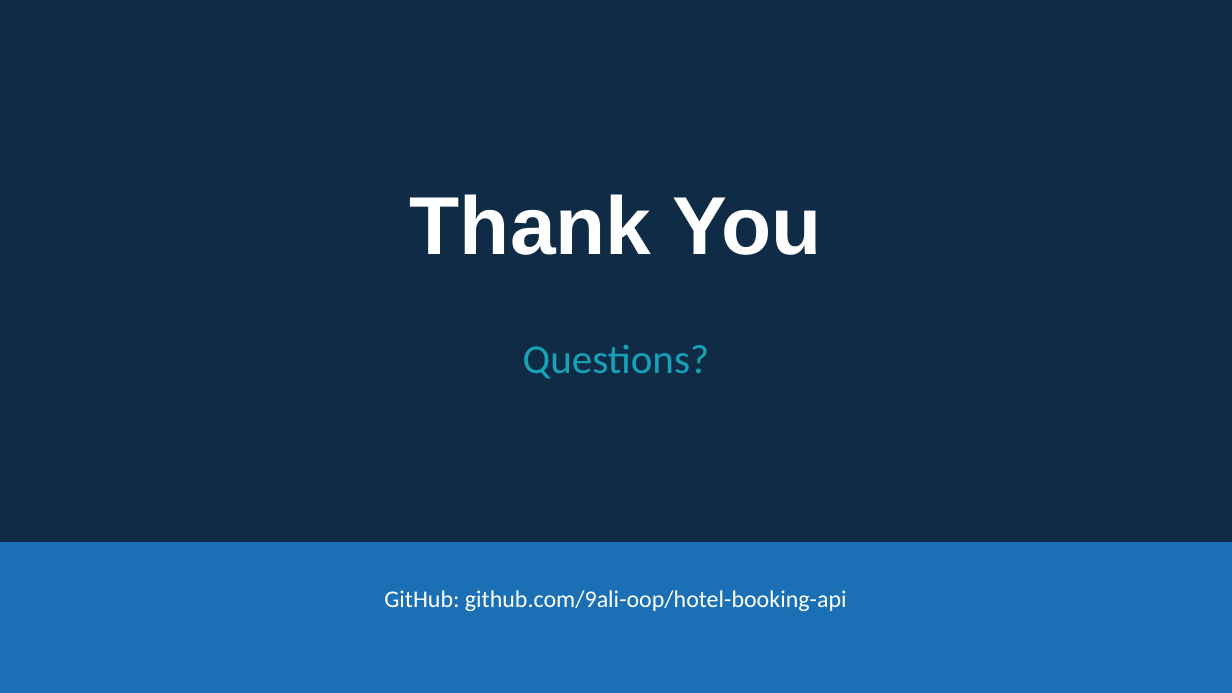
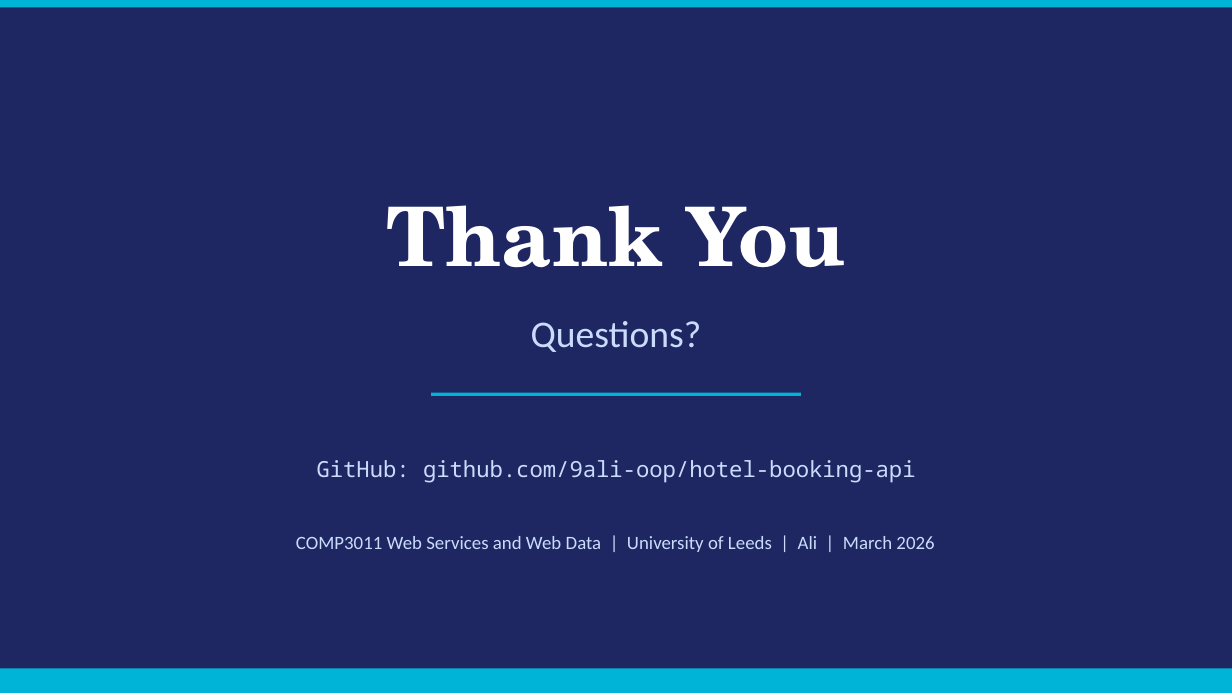
Before and after one commit to 9ali-oop/hotel-booking-api, a slide deck: slide 13 of docs/presentation.pptx (slide 9 before the commit). Drawn at 1232x693 pixels with LibreOffice and Linux fonts; fonts in the diff are those of the drawing. Boxes give left, top, right and bottom in pixels: in the first picture for what was removed or moved away, otherwise in the second. Text is boxed around its words. In the diff, an @@ line names an element or a change of style, - is before the commit and + after.

```diff
--- a/docs/presentation.pptx
+++ b/docs/presentation.pptx
@@ background #FFFFFF to #1E2761 @@
@@ rectangle removed at bbox=[0, 0, 1232, 692] @@
@@ rectangle added at bbox=[0, 0, 1232, 7], fill #00B4D8 @@
@@ text "Thank You": place and size @@
-text "Thank You" at bbox=[410, 194, 822, 255]
+text "Thank You" at bbox=[386, 205, 846, 268]
@@ text "Thank You" at bbox=[386, 205, 846, 268]: font Arial to TeX Gyre Schola @@
@@ text "Questions?": place and size @@
-text "Questions?" at bbox=[523, 345, 709, 379]
+text "Questions?" at bbox=[531, 321, 702, 352]
@@ text "Questions?" at bbox=[531, 321, 702, 352]: size 24 to 22 pt, text colour #17A2B8 to #CADCFC @@
@@ line added from (431, 394) to (801, 394), #00B4D8 2 pt @@
@@ text "GitHub: github.com/9ali-oop/hotel-booking-api": place and size @@
-text "GitHub: github.com/9ali-oop/hotel-booking-api" at bbox=[384, 590, 847, 611]
+text "GitHub: github.com/9ali-oop/hotel-booking-api" at bbox=[317, 460, 916, 482]
@@ text "GitHub: github.com/9ali-oop/hotel-booking-api" at bbox=[317, 460, 916, 482]: size 14 to 13 pt, font Calibri to Noto Sans Mono, text colour #FFFFFF to #CADCFC @@
@@ text added at bbox=[296, 536, 934, 552], 11 pt, text #CADCFC @@
+COMP3011 Web Services and Web Data | University of Leeds | Ali | March 2026
@@ rectangle: place and size @@
-rectangle at bbox=[0, 542, 1232, 693]
+rectangle at bbox=[0, 668, 1232, 692]
@@ rectangle at bbox=[0, 668, 1232, 692]: fill #1A6FB5 to #00B4D8 @@
```
Also in this commit, not shown: 3 other slides changed, 9 slides added, 5 slides removed, 4 other files.
